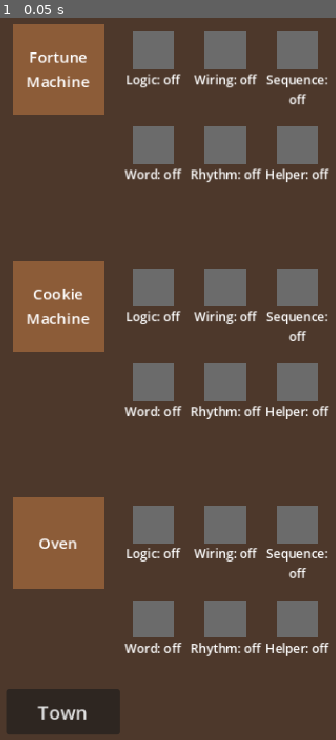
Above: before the commit, frame 1.
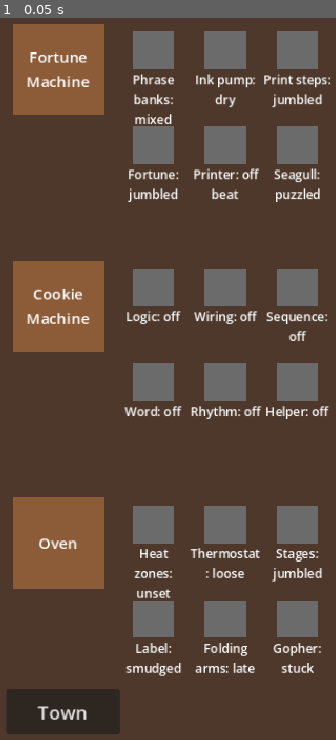
Above: after the commit, the same moment.

Repository: johnsonfarmsus/fortune-teahouse-puzzle
Game: Godot game, scene res://scenes/world/shop.tscn
Same seed, same stepped clock (60 frames per second), same inputs: the game is played once before the commit and once after it. This scene is started directly instead of the project's main scene.
Inputs:
- Up to frame 1 (0.05 s): no input

The runs differ from the first frame. In frame 1, 3.5% of the frame differs, in the area x 36-99%, y 7-92%.

Commit message:
Label Fortune Machine and Oven shop fixtures per part
PartFixture gets optional broken_label and fixed_label exports, falling back
to the generic part title, so shop.tscn can name each part (Ink pump: dry).

Co-Authored-By: Claude Fable 5.1 <noreply@anthropic.com>
Claude-Session: https://claude.ai/code/session_01ENt446EQdZJ8g1mGgAdnAZ

Diff:
--- a/game/scenes/world/part_fixture.gd
+++ b/game/scenes/world/part_fixture.gd
@@ -6,6 +6,10 @@
 
 @export var machine: String = ""
 @export var part: String = ""
+## Optional labels for this machine's part, such as "Ink pump: dry". Empty
+## falls back to the generic part title ("Wiring: off").
+@export var broken_label: String = ""
+@export var fixed_label: String = ""
 
 @onready var _broken: Node2D = $Broken
 @onready var _fixed: Node2D = $Fixed
@@ -13,8 +17,8 @@
 
 func _ready() -> void:
 	var title: String = str(Ids.PART_TITLES.get(part, part))
-	$Broken/Label.text = "%s: off" % title
-	$Fixed/Label.text = "%s: on" % title
+	$Broken/Label.text = broken_label if not broken_label.is_empty() else "%s: off" % title
+	$Fixed/Label.text = fixed_label if not fixed_label.is_empty() else "%s: on" % title
 	Events.part_fixed.connect(_on_part_fixed)
 	Events.progress_changed.connect(_on_progress_changed)
 	refresh()
--- a/game/scenes/world/shop.tscn
+++ b/game/scenes/world/shop.tscn
@@ -32,31 +32,43 @@
 position = Vector2(0, 0)
 machine = "fortune_machine"
 part = "logic"
+broken_label = "Phrase banks: mixed"
+fixed_label = "Phrase banks: sorted"
 
 [node name="Wiring" parent="Machines/FortuneMachine/Fixtures" instance=ExtResource("3")]
 position = Vector2(76, 0)
 machine = "fortune_machine"
 part = "wiring"
+broken_label = "Ink pump: dry"
+fixed_label = "Ink pump: flowing"
 
 [node name="Sequence" parent="Machines/FortuneMachine/Fixtures" instance=ExtResource("3")]
 position = Vector2(152, 0)
 machine = "fortune_machine"
 part = "sequence"
+broken_label = "Print steps: jumbled"
+fixed_label = "Print steps: in order"
 
 [node name="Word" parent="Machines/FortuneMachine/Fixtures" instance=ExtResource("3")]
 position = Vector2(0, 100)
 machine = "fortune_machine"
 part = "word"
+broken_label = "Fortune: jumbled"
+fixed_label = "Fortune: fixed"
 
 [node name="Rhythm" parent="Machines/FortuneMachine/Fixtures" instance=ExtResource("3")]
 position = Vector2(76, 100)
 machine = "fortune_machine"
 part = "rhythm"
+broken_label = "Printer: off beat"
+fixed_label = "Printer: in time"
 
 [node name="Helper" parent="Machines/FortuneMachine/Fixtures" instance=ExtResource("3")]
 position = Vector2(152, 100)
 machine = "fortune_machine"
 part = "helper"
+broken_label = "Seagull: puzzled"
+fixed_label = "Seagull: helped"
 
 [node name="CookieMachine" type="Node2D" parent="Machines"]
 position = Vector2(0, 320)
@@ -114,31 +126,43 @@
 position = Vector2(0, 0)
 machine = "oven"
 part = "logic"
+broken_label = "Heat zones: unset"
+fixed_label = "Heat zones: set"
 
 [node name="Wiring" parent="Machines/Oven/Fixtures" instance=ExtResource("3")]
 position = Vector2(76, 0)
 machine = "oven"
 part = "wiring"
+broken_label = "Thermostat: loose"
+fixed_label = "Thermostat: wired"
 
 [node name="Sequence" parent="Machines/Oven/Fixtures" instance=ExtResource("3")]
 position = Vector2(152, 0)
 machine = "oven"
 part = "sequence"
+broken_label = "Stages: jumbled"
+fixed_label = "Stages: in order"
 
 [node name="Word" parent="Machines/Oven/Fixtures" instance=ExtResource("3")]
 position = Vector2(0, 100)
 machine = "oven"
 part = "word"
+broken_label = "Label: smudged"
+fixed_label = "Label: restored"
 
 [node name="Rhythm" parent="Machines/Oven/Fixtures" instance=ExtResource("3")]
 position = Vector2(76, 100)
 machine = "oven"
 part = "rhythm"
+broken_label = "Folding arms: late"
+fixed_label = "Folding arms: timed"
 
 [node name="Helper" parent="Machines/Oven/Fixtures" instance=ExtResource("3")]
 position = Vector2(152, 100)
 machine = "oven"
 part = "helper"
+broken_label = "Gopher: stuck"
+fixed_label = "Gopher: delivering"
 
 [node name="TownButton" type="Button" parent="."]
 offset_left = 15.0
